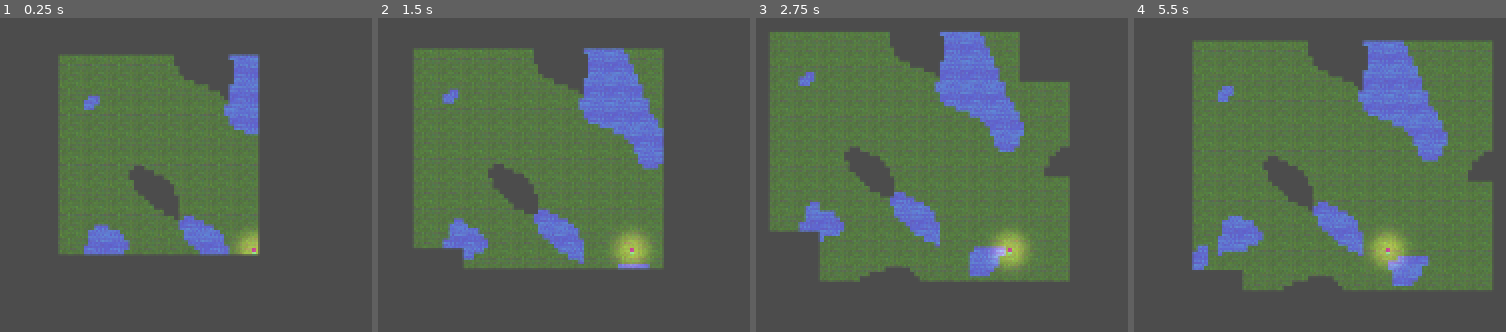
Above: before the commit, frames 1-4 (left to right).
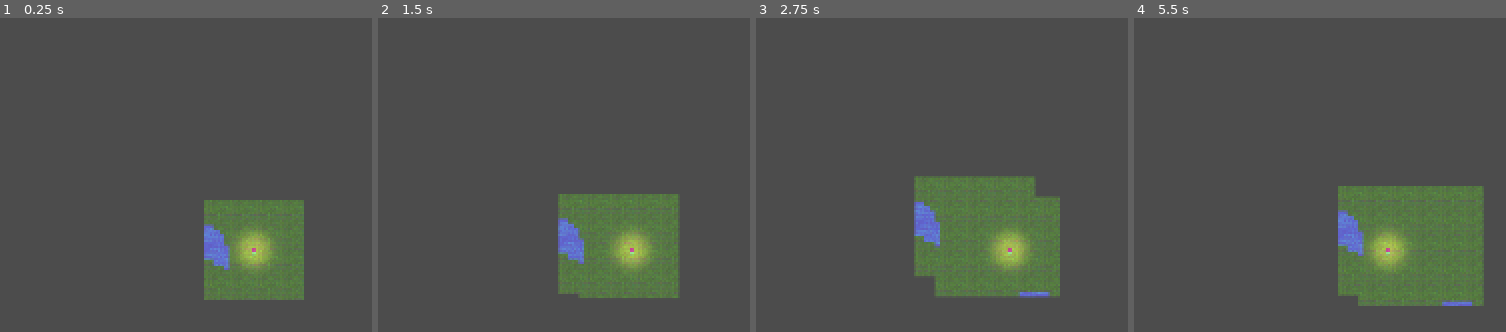
Above: after the commit, the same moments.

Repository: honnsmannen/world-gen
Game: Godot game, scene res://world_gen.tscn
Same seed, same stepped clock (60 frames per second), same inputs: the game is played once before the commit and once after it.
Inputs (mouse positions are in pixels of both pictures, inside the frame that each line leads up to):
- Up to frame 1 (0.25 s): no input
- Up to frame 2 (1.5 s): tap Enter at 0.5 s; move the mouse to (outside the picture) at 0.52 s; hold D (right) 0.53-1.28 s; tap Q (pos) at 0.6, 1.35 s; move the mouse to (outside the picture) at 1.27 s; hold S (down) from 1.28 s (still down)
- Up to frame 3 (2.75 s): move the mouse to (outside the picture) at 2.02 s; release S (down) at 2.03 s; hold D (right) from 2.03 s (still down); tap Q (pos) at 2.1 s
- Up to frame 4 (5.5 s): move the mouse to (outside the picture) at 2.77 s; release D (right) at 2.78 s; hold W (up) 2.78-3.53 s; tap Q (pos) every 0.75 s from 2.85 to 5.1 s; move the mouse to (outside the picture) at 3.52 s; hold A (left) 3.53-5.03 s; move the mouse to (outside the picture) at 4.27 s; move the mouse to (1468, 250) at 5.02 s; hold S (down) from 5.03 s (still down)

The runs differ from the first frame. In frame 1, 35% of the frame differs, in the area x 15-82%, y 11-90%; in frame 2, 41%; in frame 3, 46%; in frame 4, 48%, in the area x 15-97%, y 7-92%.

Commit message:
fixad worldgen frfr ongod this time.

Diff:
--- a/world_gen.gd
+++ b/world_gen.gd
@@ -55,16 +55,43 @@
 
 
 
+#shit ballade, dden outpaceade spelaren, bad chatgpt om bättre kod, vilket den gav :p
+"""
+func world_gen(width,height) -> void:
+	filurens_position = filuren.global_position# - Vector2(320,320)
 
-
-func world_gen(width,height) -> void:
-	filurens_position = filuren.global_position - Vector2(320,320)
-
-	for x in range(width + (int(round(filurens_position.x))/32), (int(round(filurens_position.x))/32) - width , -1 ):
-		for y in range(height + (int(round(filurens_position.y))/32), (int(round(filurens_position.y))/32) - height , -1):
+	for x in range(width/2 + (int(round(filurens_position.x))/32), (int(round(filurens_position.x))/32) - width/2 , -1 ):
+		for y in range(height/2 + (int(round(filurens_position.y))/32), (int(round(filurens_position.y))/32) - height/2 , -1):
 			if int(round(noise.get_noise_2d(x + (int(round(filurens_position.x))/32) , y + (int(round(filurens_position.y))/32)))) < 0:
 				compenserat_value = int(round(noise.get_noise_2d(x + (int(round(filurens_position.x))/32), y + (int(round(filurens_position.y))/32)))) * -1
 			else:
-				compenserat_value = int(round(noise.get_noise_2d(x + (int(round(filurens_position.x + 320))/32), y + (int(round(filurens_position.y + 320))/32))))
+				compenserat_value = int(round(noise.get_noise_2d(x + (int(round(filurens_position.x))/32), y + (int(round(filurens_position.y))/32))))
 
 			$TileMap.set_cell(x+(int(round(filurens_position.x))/32), y+(int(round(filurens_position.y))/32), compenserat_value)
+"""
+"""			I
+			I
+chatgpt kod V
+"""
+
+func world_gen(width: int, height: int) -> void:
+	var center = filuren.global_position
+	var start_x = int(center.x / 32) - width/2
+	var start_y = int(center.y / 32) - height/2
+	for x in range(start_x, start_x + width):
+		for y in range(start_y, start_y + height):
+
+			# Generate world data at (x, y)
+			var noise_x = x
+			var noise_y = y
+			var noise_value = noise.get_noise_2d(noise_x, noise_y)
+
+			"""
+			den kommande biten skrev jag
+			"""
+			if noise_value < 0:
+				compenserat_value = int(round(noise_value)) * -1
+			else:
+				compenserat_value = int(round(noise_value))
+
+			$TileMap.set_cell(x, y, int(compenserat_value))
